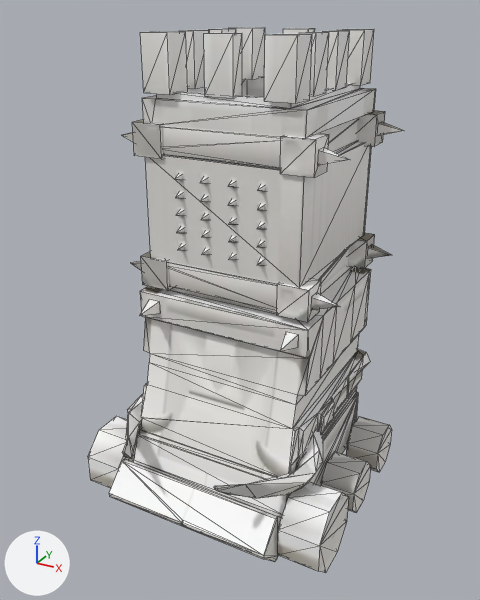
The glTF model models/units/lod/siege_tower_open/ae_siege_tower_open_lod0.glb as it was, and as the next commit left it.
Both versions are drawn from a 50 mm camera at (50.3, -97.7, 86.0) aimed at (-0.9, -4.7, 39.5). Every picture has the same lights, and +X, +Y and +Z are marked at lower left. The picture after the commit comes second. Mesh edges are drawn as thin lines. Vertices at exactly the same position are counted once.

In view in the first picture: 'siege_tower_open'.
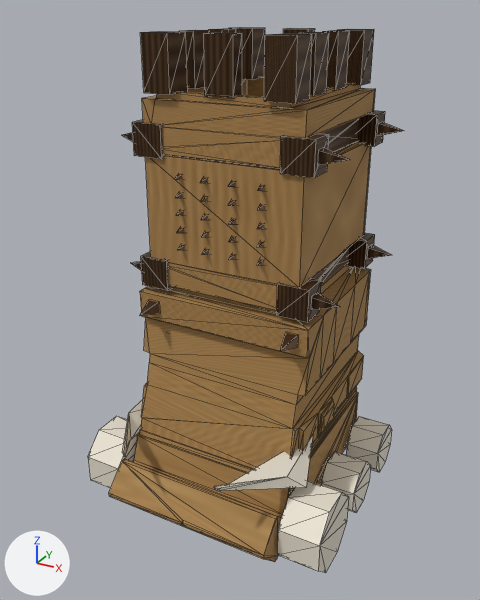
Where the newer file only moved an object's origin or applied its transform, the numbers keep the older frame.

Pixel boxes [x1, y1, x2, y2] of what changed, in the pictures (480 x 600 px; the box of a moved part takes in the faces that stretch with it):
part 1 of me_siege_tower_open, moved or reshaped
    before: [123, 349, 370, 498]
    after: [123, 118, 359, 491]
part 2 of me_siege_tower_open, recoloured (grey to brown)
    both: [109, 77, 376, 562]
part 3 of me_siege_tower_open, recoloured (grey to brown)
    both: [122, 27, 403, 351]
part 4 of me_siege_tower_open, recoloured
    both: [88, 416, 392, 573]

The change, as a list of edits to the scene's bpy script:
```text
Add img_siege_atlas:
    img_siege_atlas = load_image('siege_atlas', '_unpacked/siege_atlas', 256, 256, 'sRGB')
Add mat_siege_tusk:
    mat_siege_tusk = principled_material('siege_tusk')
    mat_siege_tusk.base_color = (0.82, 0.76, 0.64)  # pale yellow #eae2d1
    mat_siege_tusk.roughness = 0.45
Add mat_siege_iron:
    mat_siege_iron = principled_material('siege_iron')
    mat_siege_iron.texture = img_siege_atlas
    mat_siege_iron.metallic = 0.7
    mat_siege_iron.roughness = 0.42
Add mat_siege_wood:
    mat_siege_wood = principled_material('siege_wood')
    mat_siege_wood.texture = img_siege_atlas
    mat_siege_wood.roughness = 0.82
Change me_siege_tower_open:
    used by ob_siege_tower_open; location = (-0.3, -3.3, 47.2); rotation_euler = (-1.571, 0.0, 0.0), in degrees (-90, 0, 0); scale = (45.1, 45.1, 45.1)
    remove me_siege_tower_open.from_pydata(...)  # 793 vertices, 1270 faces; spans x -0.52..0.51, y -0.79..1.03, z -0.58..0.58
    add me_siege_tower_open.from_pydata(...)  # 829 vertices, 1268 faces; spans x -0.52..0.51, y -0.79..1.03, z -0.58..0.58
    me_siege_tower_open part 1
    61 vertices are removed from x -0.42..0.42, y 0.53..0.73, z -0.51..0.5
    162 faces are deleted
    73 vertices are added at x -0.25..0.4, y -0.5..0.83, z -0.3..0.42
    8 new vertices lie (0.0, 0.1, 0.0) away from vertices in x 0.2..0.28, y -0.5..0.0, z -0.13..0.42
    13 new faces join them, mat_siege_wood (picture img_siege_atlas)
    100 new faces join them, mat_siege_iron (picture img_siege_atlas)
    23 new faces join them, mat_siege_tusk (pale yellow #eae2d1)
    me_siege_tower_open part 2: 608 faces spanning x -0.37..0.37, y -0.61..0.99, z -0.51..0.58 switch from mat_tower_shell (picture img_tower_shell_atlas) to mat_siege_wood (picture img_siege_atlas)
    me_siege_tower_open part 3: 324 faces spanning x -0.43..0.44, y -0.79..0.21, z -0.31..0.52 switch from mat_tower_shell (picture img_tower_shell_atlas) to mat_siege_iron (picture img_siege_atlas)
    me_siege_tower_open part 4: 179 faces spanning x -0.52..0.51, y 0.6..1.03, z -0.58..0.46 switch from mat_tower_shell (picture img_tower_shell_atlas) to mat_siege_tusk (pale yellow #eae2d1)
    other edits to the shape of me_siege_tower_open do not show in these pictures
```
